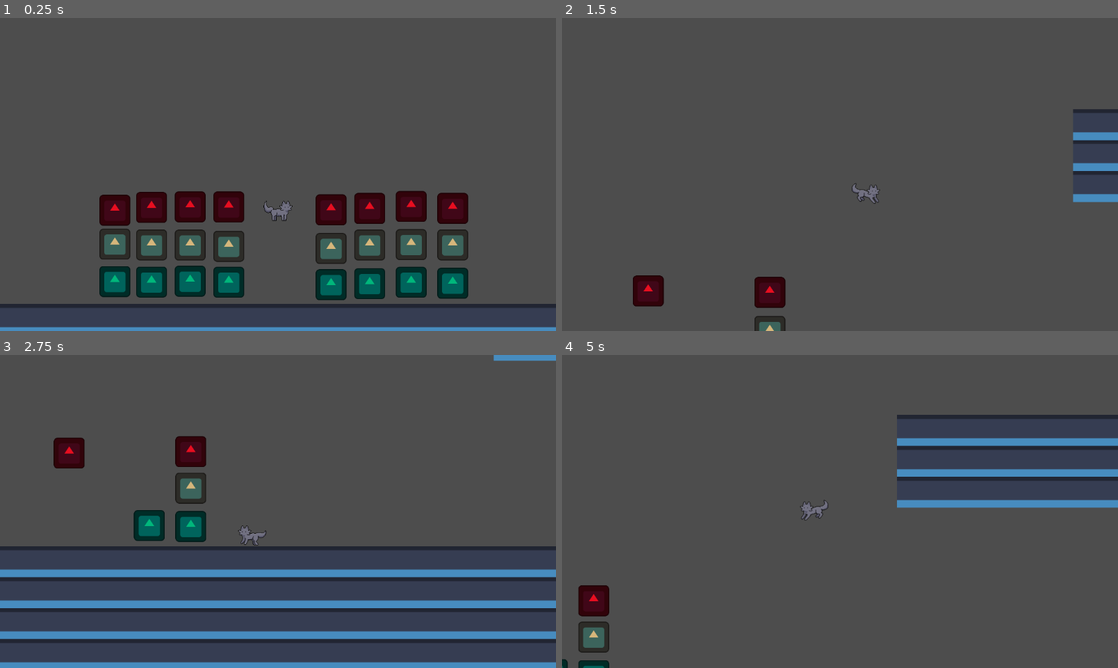
Above: before the commit, frames 1-4 (two rows, left to right).
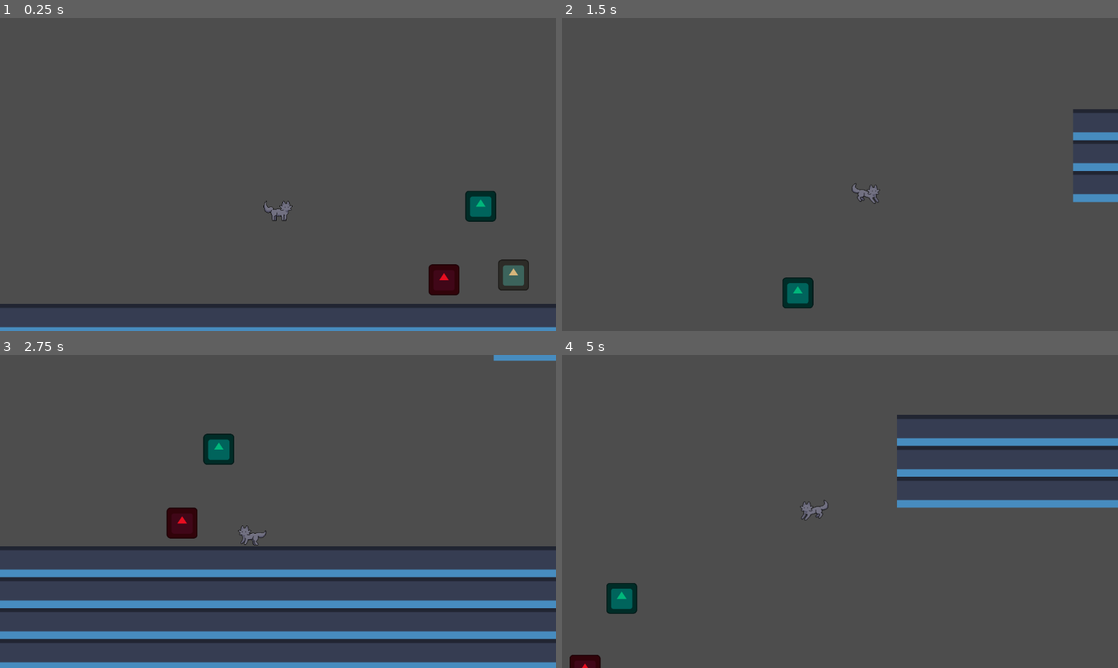
Above: after the commit, the same moments.

Repository: KennethGameDev/CatAdventure
Game: Godot game, scene res://Scenes/zone_1.tscn
Same seed, same stepped clock (60 frames per second), same inputs: the game is played once before the commit and once after it. The project has no main scene, so this scene is started directly. The engine's default icon, where the game draws it, is replaced by a stand-in: a white triangle on a blue panel in a dark square.
Inputs:
- Up to frame 1 (0.25 s): no input
- Up to frame 2 (1.5 s): hold D (move_right) from 0.53 s (still down); tap Space (jump) at 0.77 s
- Up to frame 3 (2.75 s): tap Space (jump) at 1.52 s; release D (move_right) at 2.03 s; hold A (move_left) from 2.03 s (still down)
- Up to frame 4 (5 s): release A (move_left) at 2.78 s; hold D (move_right) 2.78-4.28 s; tap Space (jump) at 3.02, 3.77, 4.52 s; hold A (move_left) from 4.28 s (still down)

The runs differ from the first frame. In frame 1, 12% of the frame differs, in the area x 17-96%, y 55-91%; in frame 2, 1.8%; in frame 3, 3.2%; in frame 4, 1.7%.

Commit message:
Health system finished
Player health now decays over time. The decay amount and interval are exposed for now to allow for easier testing. When the player's health reaches 0, they "die" (turn invisible and stop listening for player input).

Diff:
--- a/Scenes/cat.tscn
+++ b/Scenes/cat.tscn
@@ -12,6 +12,9 @@
 platform_floor_layers = 2
 platform_wall_layers = 2
 script = ExtResource("1_6rxiq")
+health_decay_amount = 10.0
+health_decay_interval = 3.0
+look_ahead_distance_px = 100
 
 [node name="AnimatedSprite2D" type="AnimatedSprite2D" parent="."]
 sprite_frames = ExtResource("2_23j0x")
--- a/Scenes/zone_1.tscn
+++ b/Scenes/zone_1.tscn
@@ -1,8 +1,7 @@
-[gd_scene load_steps=7 format=4 uid="uid://bp4meg1diywr3"]
+[gd_scene load_steps=6 format=4 uid="uid://bp4meg1diywr3"]
 
 [ext_resource type="PackedScene" uid="uid://dwkinc7jnkgt0" path="res://Scenes/cat.tscn" id="1_e6tpv"]
 [ext_resource type="TileSet" uid="uid://c0vfqr0ub8fq3" path="res://Assets/Tilesets/platform_tiles.tres" id="2_7snvs"]
-[ext_resource type="Curve" uid="uid://scbebvvvb0sk" path="res://Assets/Other/player_camera_ease.tres" id="2_k8yrj"]
 [ext_resource type="PackedScene" uid="uid://hwmwdbi4dbfq" path="res://Scenes/good_food.tscn" id="3_uflgu"]
 [ext_resource type="PackedScene" uid="uid://dis2umgovnxej" path="res://Scenes/toxic_food.tscn" id="5_hnd26"]
 [ext_resource type="PackedScene" uid="uid://cubgwlysbnbef" path="res://Scenes/neutral_food.tscn" id="6_k5pft"]
@@ -11,7 +10,7 @@
 
 [node name="Player" parent="." instance=ExtResource("1_e6tpv")]
 position = Vector2(337, 385)
-camera_ease_curve = ExtResource("2_k8yrj")
+health_decay_amount = 50.0
 
 [node name="PlatformTiles" type="TileMapLayer" parent="."]
 tile_map_data = PackedByteArray("AAAAABAAAQABAAAAAAABABAAAQABAAAAAAACABAAAQABAAAAAAADABAAAQABAAAAAAAEABAAAQABAAAAAAAFAB …(3488 unchanged characters)…
@@ -20,77 +19,14 @@
 [node name="Good Food Nodes" type="Node2D" parent="."]
 
 [node name="GoodFood" parent="Good Food Nodes" instance=ExtResource("3_uflgu")]
-position = Vector2(168, 494)
-
-[node name="GoodFood2" parent="Good Food Nodes" instance=ExtResource("3_uflgu")]
-position = Vector2(206, 494)
-
-[node name="GoodFood3" parent="Good Food Nodes" instance=ExtResource("3_uflgu")]
-position = Vector2(246, 494)
-
-[node name="GoodFood4" parent="Good Food Nodes" instance=ExtResource("3_uflgu")]
-position = Vector2(286, 494)
-
-[node name="GoodFood5" parent="Good Food Nodes" instance=ExtResource("3_uflgu")]
-position = Vector2(392, 494)
-
-[node name="GoodFood6" parent="Good Food Nodes" instance=ExtResource("3_uflgu")]
-position = Vector2(432, 494)
-
-[node name="GoodFood7" parent="Good Food Nodes" instance=ExtResource("3_uflgu")]
-position = Vector2(475, 494)
-
-[node name="GoodFood8" parent="Good Food Nodes" instance=ExtResource("3_uflgu")]
-position = Vector2(518, 494)
+position = Vector2(547, 416)
 
 [node name="Neutral Food Nodes" type="Node2D" parent="."]
 
 [node name="NeutralFood" parent="Neutral Food Nodes" instance=ExtResource("6_k5pft")]
-position = Vector2(168, 456)
-
-[node name="NeutralFood2" parent="Neutral Food Nodes" instance=ExtResource("6_k5pft")]
-position = Vector2(206, 456)
-
-[node name="NeutralFood3" parent="Neutral Food Nodes" instance=ExtResource("6_k5pft")]
-position = Vector2(246, 456)
-
-[node name="NeutralFood4" parent="Neutral Food Nodes" instance=ExtResource("6_k5pft")]
-position = Vector2(286, 456)
-
-[node name="NeutralFood5" parent="Neutral Food Nodes" instance=ExtResource("6_k5pft")]
-position = Vector2(392, 456)
-
-[node name="NeutralFood6" parent="Neutral Food Nodes" instance=ExtResource("6_k5pft")]
-position = Vector2(432, 456)
-
-[node name="NeutralFood7" parent="Neutral Food Nodes" instance=ExtResource("6_k5pft")]
-position = Vector2(475, 456)
-
-[node name="NeutralFood8" parent="Neutral Food Nodes" instance=ExtResource("6_k5pft")]
-position = Vector2(518, 456)
+position = Vector2(581, 488)
 
 [node name="Toxic Food Nodes" type="Node2D" parent="."]
 
 [node name="ToxicFood" parent="Toxic Food Nodes" instance=ExtResource("5_hnd26")]
-position = Vector2(168, 417)
-
-[node name="ToxicFood2" parent="Toxic Food Nodes" instance=ExtResource("5_hnd26")]
-position = Vector2(206, 417)
-
-[node name="ToxicFood3" parent="Toxic Food Nodes" instance=ExtResource("5_hnd26")]
-position = Vector2(246, 417)
-
-[node name="ToxicFood4" parent="Toxic Food Nodes" instance=ExtResource("5_hnd26")]
-position = Vector2(286, 417)
-
-[node name="ToxicFood5" parent="Toxic Food Nodes" instance=ExtResource("5_hnd26")]
-position = Vector2(392, 417)
-
-[node name="ToxicFood6" parent="Toxic Food Nodes" instance=ExtResource("5_hnd26")]
-position = Vector2(432, 417)
-
-[node name="ToxicFood7" parent="Toxic Food Nodes" instance=ExtResource("5_hnd26")]
-position = Vector2(475, 417)
-
-[node name="ToxicFood8" parent="Toxic Food Nodes" instance=ExtResource("5_hnd26")]
-position = Vector2(518, 417)
+position = Vector2(509, 489)
--- a/Scripts/player_controller.gd
+++ b/Scripts/player_controller.gd
@@ -6,23 +6,28 @@
 # Exporting for easy testing. Convert back to consts once the movement is locked
 @export var speed: float = 300.0
 @export var jump_velocity: float = -600.0
+@export var health: float = 100.0
+@export var health_decay_amount: float = 1
+@export var health_decay_interval: float = 1
 @export var look_ahead_distance_px: int = 0
-@export var camera_ease_curve: Curve
-var health: float = 100.0
+var camera_ease_curve: Curve = preload("res://Assets/Other/player_camera_ease.tres")
 var direction: float = 0.0
 var jumping: bool = false
 var camera_offset_amount: float = 0.0
 var camera_move_done: bool = false
+var alive: bool = true
 
 
 func _physics_process(delta):
-	apply_gravity(delta)
-
-	process_input()
-
-	move_and_slide()
-
-	look_ahead(delta)
+	if alive:
+		apply_gravity(delta)
+		process_input()
+		move_and_slide()
+		look_ahead(delta)
+		get_hungry(delta)
+	else:
+		# Replace with a call to our Game Over logic
+		visible = false
 
 
 func apply_gravity(delta) -> void:
@@ -80,11 +85,20 @@
 			curve_sample_pos = 0
 
 
+var time_passed: float = 0.0
+func get_hungry(delta) -> void:
+	time_passed += delta
+	if time_passed >= health_decay_interval:
+		add_health(-health_decay_amount)
+		time_passed = 0
+
+
 func add_health(health_increase: float) -> void:
 	prints("Health before:", health)
 	health += health_increase
 	if health > 100:
 		health = 100
-	elif health < 0:
+	elif health <= 0:
 		health = 0
+		alive = false
 	prints("Health after:", health)
